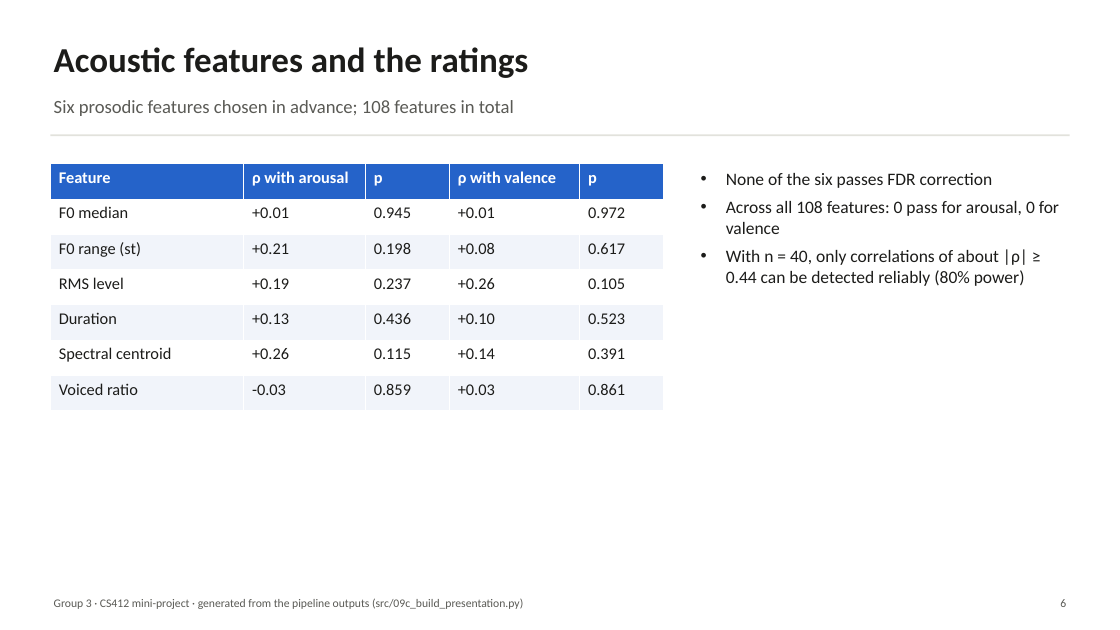
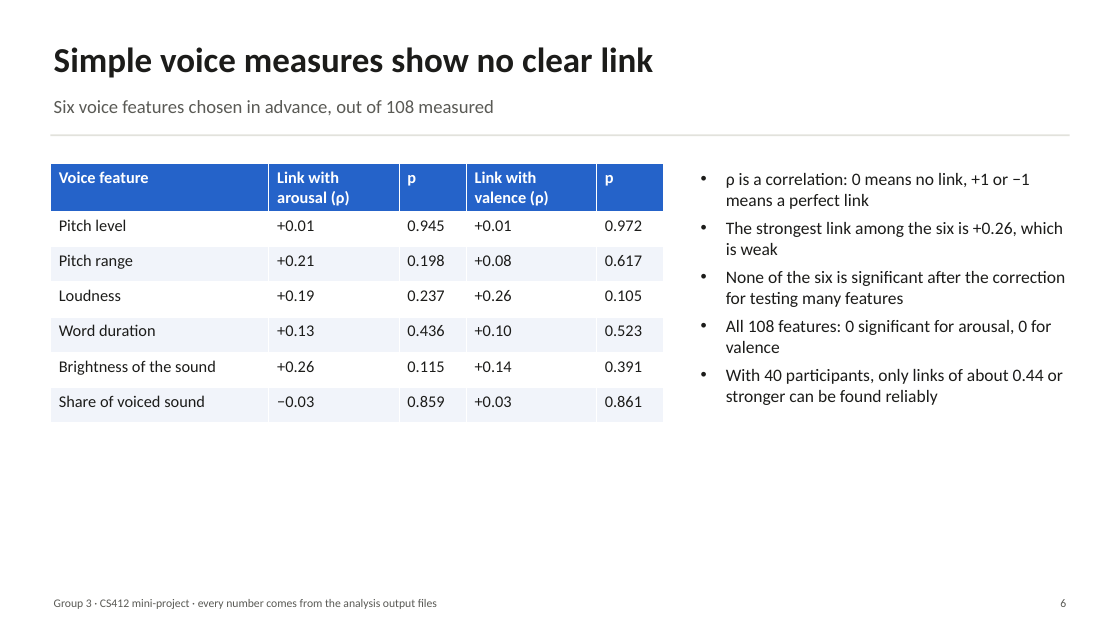
Before and after one commit to everyonehatesralph/AC_miniproject, a slide deck: slide 6 of reports/presentation/G3_results_presentation.pptx. Drawn at 1120x630 pixels with LibreOffice and Linux fonts; fonts in the diff are those of the drawing. Boxes give left, top, right and bottom in pixels: in the first picture for what was removed or moved away, otherwise in the second. Text is boxed around its words. In the diff, an @@ line names an element or a change of style, - is before the commit and + after.

```diff
--- a/reports/presentation/G3_results_presentation.pptx
+++ b/reports/presentation/G3_results_presentation.pptx
@@ text at (54, 47, 654, 78): text changed @@
-Acoustic features and the ratings
+Simple voice measures show no clear link
@@ text at (54, 100, 493, 115): text changed @@
-Six prosodic features chosen in advance; 108 features in total
+Six voice features chosen in advance, out of 108 measured
@@ table at (50, 164, 664, 411) @@
-row 1: Feature | ρ with arousal | p | ρ with valence | p
+row 1: Voice feature | Link with arousal (ρ) | p | Link with valence (ρ) | p
-row 2, column 1: F0 median
+row 2, column 1: Pitch level
-row 3, column 1: F0 range (st)
+row 3, column 1: Pitch range
-row 4, column 1: RMS level
+row 4, column 1: Loudness
-row 5, column 1: Duration
+row 5, column 1: Word duration
-row 6, column 1: Spectral centroid
+row 6, column 1: Brightness of the sound
-row 7, column 1: Voiced ratio
+row 7, column 1: Share of voiced sound
-row 7, column 2: -0.03
+row 7, column 2: −0.03
@@ text at (726, 173, 1066, 405): text changed @@
-• None of the six passes FDR correction
-• Across all 108 features: 0 pass for arousal, 0 for valence
-• With n = 40, only correlations of about |ρ| ≥ 0.44 can be detected reliably (80% power)
+• ρ is a correlation: 0 means no link, +1 or −1 means a perfect link
+• The strongest link among the six is +0.26, which is weak
+• None of the six is significant after the correction for testing many features
+• All 108 features: 0 significant for arousal, 0 for valence
+• With 40 participants, only links of about 0.44 or stronger can be found reliably
@@ text at (54, 599, 437, 609): text changed @@
-Group 3 · CS412 mini-project · generated from the pipeline outputs (src/09c_build_presentation.py)
+Group 3 · CS412 mini-project · every number comes from the analysis output files
```
Also in this commit, not shown: 10 other slides changed, 2 slides added, 1 slide removed, 12 other files.
